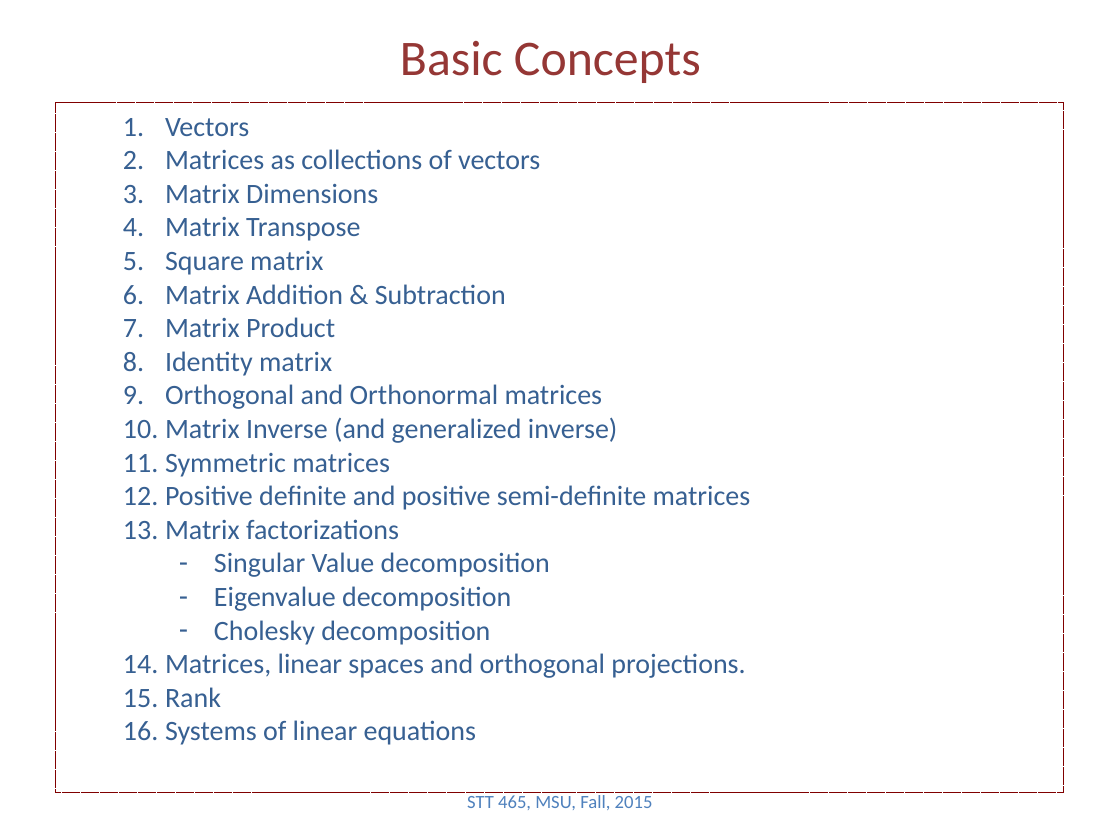
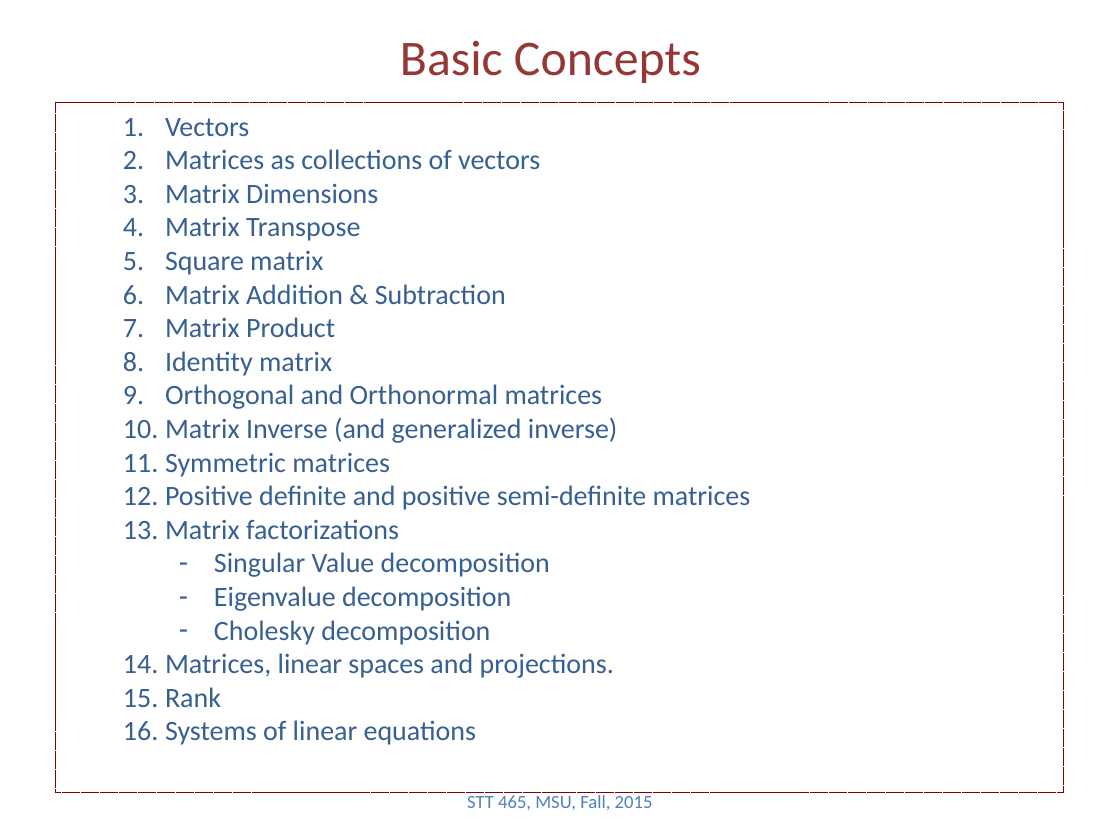
Before and after one commit to Boukos/STT465, a slide deck: slide 3 of STT465_linearAlgebraReview.pptx. Drawn at 1120x840 pixels with LibreOffice and Linux fonts; fonts in the diff are those of the drawing. Boxes give left, top, right and bottom in pixels: in the first picture for what was removed or moved away, otherwise in the second. Text is boxed around its words. In the diff, an @@ line names an element or a change of style, - is before the commit and + after.

```diff
--- a/STT465_linearAlgebraReview.pptx
+++ b/STT465_linearAlgebraReview.pptx
@@ text in rectangle at (165,653,614,678): text changed @@
-  14. Matrices, linear spaces and orthogonal projections.
+  14. Matrices, linear spaces and projections.
```
Also in this commit, not shown: 1 other slide changed, 2 slides added, 2 other files.
